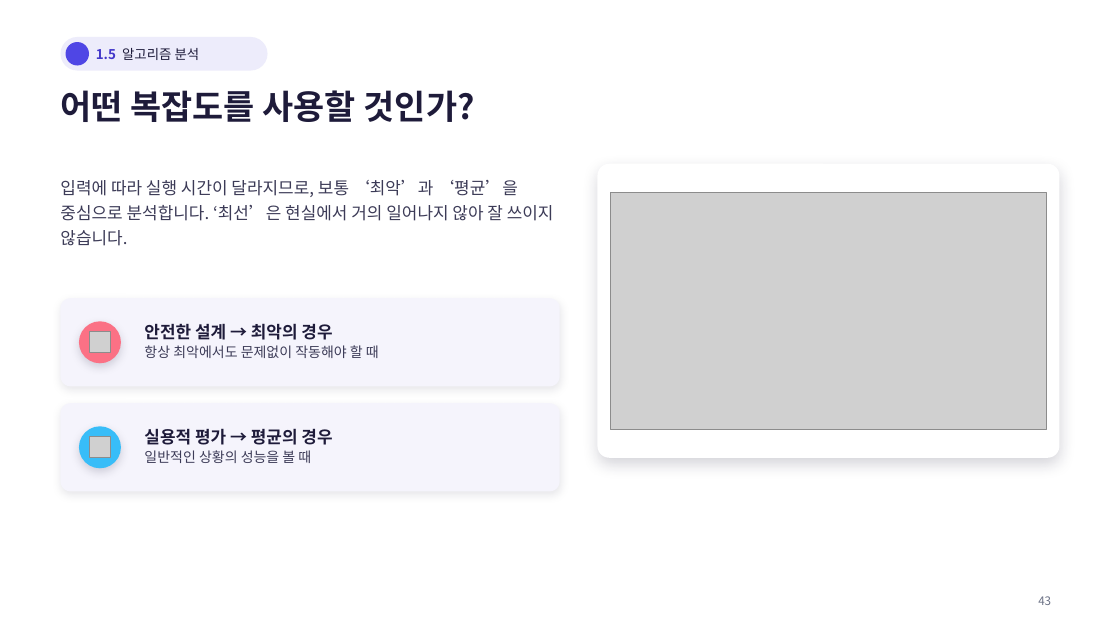
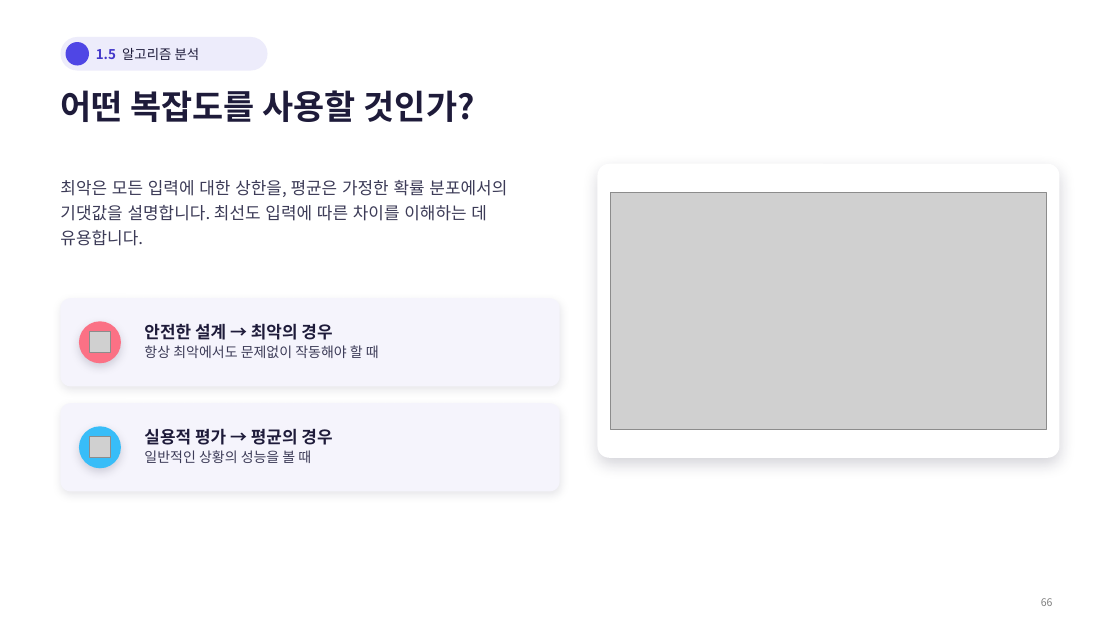
Before and after one commit to Sangdon-Park/Sangdon-Park.github.io, a slide deck: slide 66 of data/알고리즘/1장_알고리즘과_복잡도분석.pptx (slide 44 before the commit). Drawn at 1120x630 pixels with LibreOffice and Linux fonts; fonts in the diff are those of the drawing; grey boxes stand for pictures; background and template pictures are left out. Boxes give left, top, right and bottom in pixels: in the first picture for what was removed or moved away, otherwise in the second. Text is boxed around its words. In the diff, an @@ line names an element or a change of style, - is before the commit and + after.

```diff
--- a/data/알고리즘/1장_알고리즘과_복잡도분석.pptx
+++ b/data/알고리즘/1장_알고리즘과_복잡도분석.pptx
@@ text at (60,180,507,246): text changed @@
-입력에 따라 실행 시간이 달라지므로, 보통 ‘최악’과 ‘평균’을 중심으로 분석합니다. ‘최선’은 현실에서 거의 일어나지 않아 잘 쓰이지 않습니다.
+최악은 모든 입력에 대한 상한을, 평균은 가정한 확률 분포에서의 기댓값을 설명합니다. 최선도 입력에 따른 차이를 이해하는 데 유용합니다.
@@ text removed at (1038,596,1051,605) @@
-43
@@ text added at (1041,598,1053,606), 9 pt, text #808080 @@
+66
```
Also in this commit, not shown: 47 other slides changed, 44 slides added, 12 slides removed.
